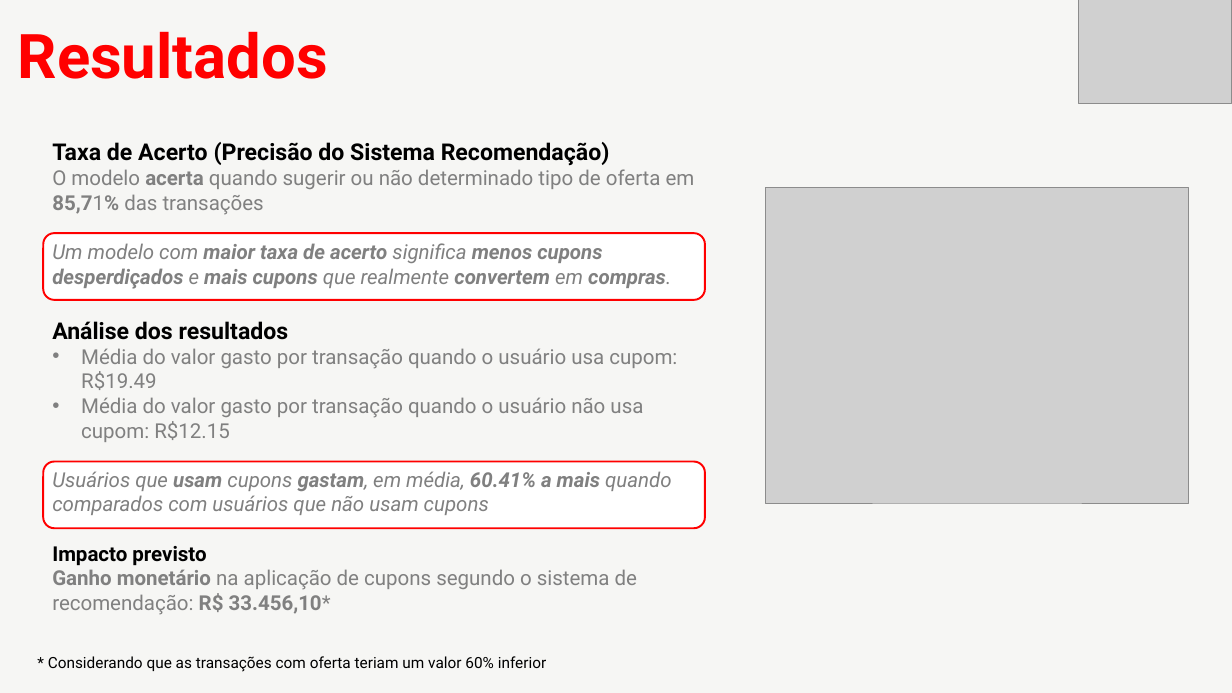
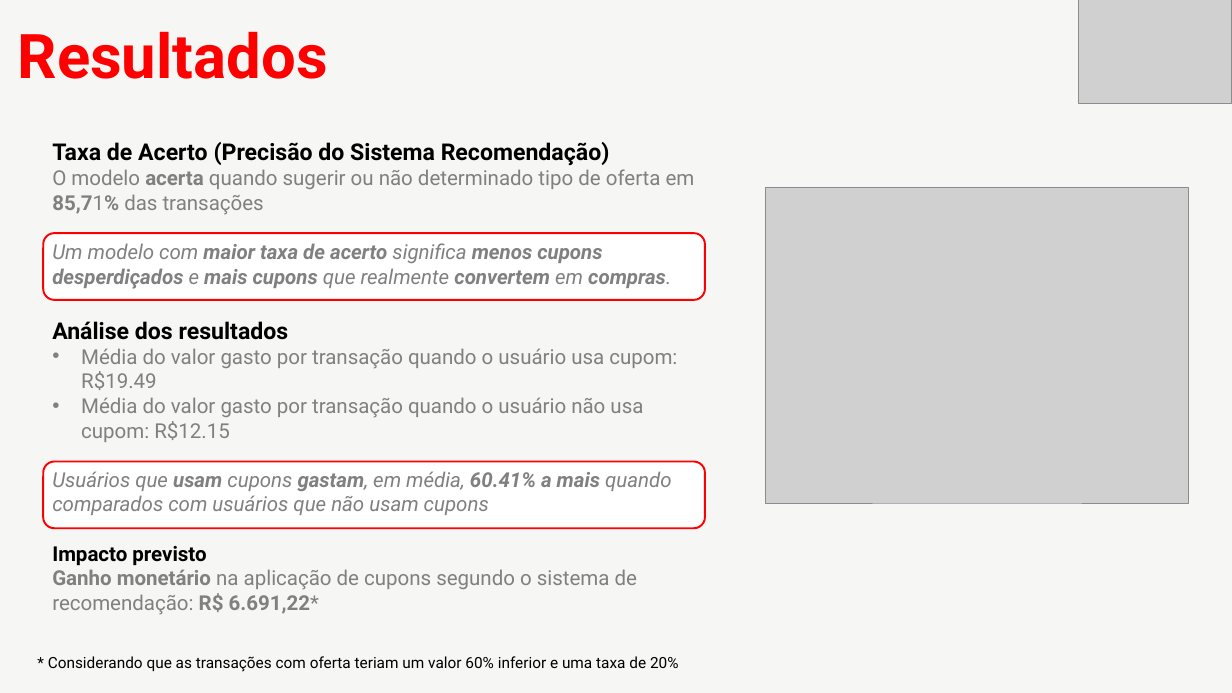
Before and after one commit to jadelemos/ifood-case, a slide deck: slide 5 of presentation/presentation_jade_lemos.pptx. Drawn at 1232x693 pixels with LibreOffice and Linux fonts; fonts in the diff are those of the drawing; grey boxes stand for pictures. Boxes give left, top, right and bottom in pixels: in the first picture for what was removed or moved away, otherwise in the second. Text is boxed around its words. In the diff, an @@ line names an element or a change of style, - is before the commit and + after.

Commit message:
updated presentations

```diff
--- a/presentation/presentation_jade_lemos.pptx
+++ b/presentation/presentation_jade_lemos.pptx
@@ text at bbox=[52, 569, 637, 614]: text changed @@
-Ganho monetário na aplicação de cupons segundo o sistema de recomendação: R$ 33.456,10*
+Ganho monetário na aplicação de cupons segundo o sistema de recomendação: R$ 6.691,22*
@@ text at bbox=[48, 656, 679, 672]: text changed @@
-* Considerando que as transações com oferta teriam um valor 60% inferior
+* Considerando que as transações com oferta teriam um valor 60% inferior e uma taxa de 20%
```
Also in this commit, not shown: 1 other file.
